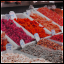
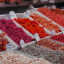
The second 64x64 image is a revision of the first. Changes to its layers:
removed layer "overlay" (was overlay, 50%) over [1, 1, 63, 63]
removed layer "border" over [0, 0, 64, 64]
